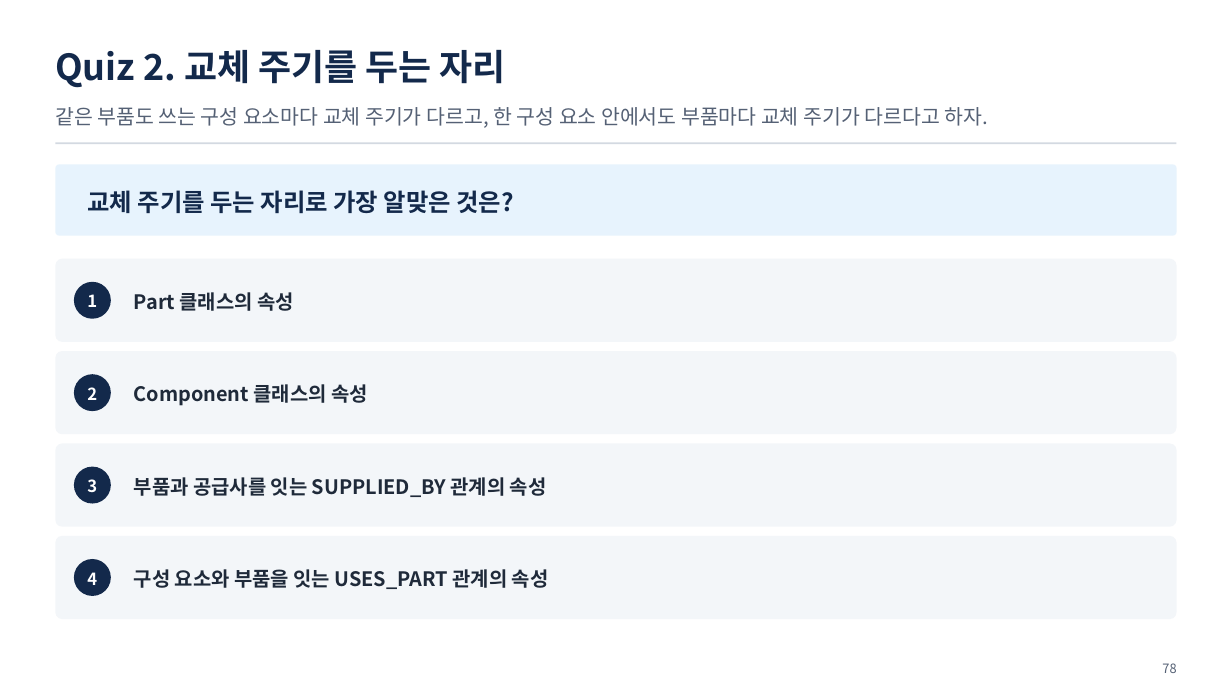
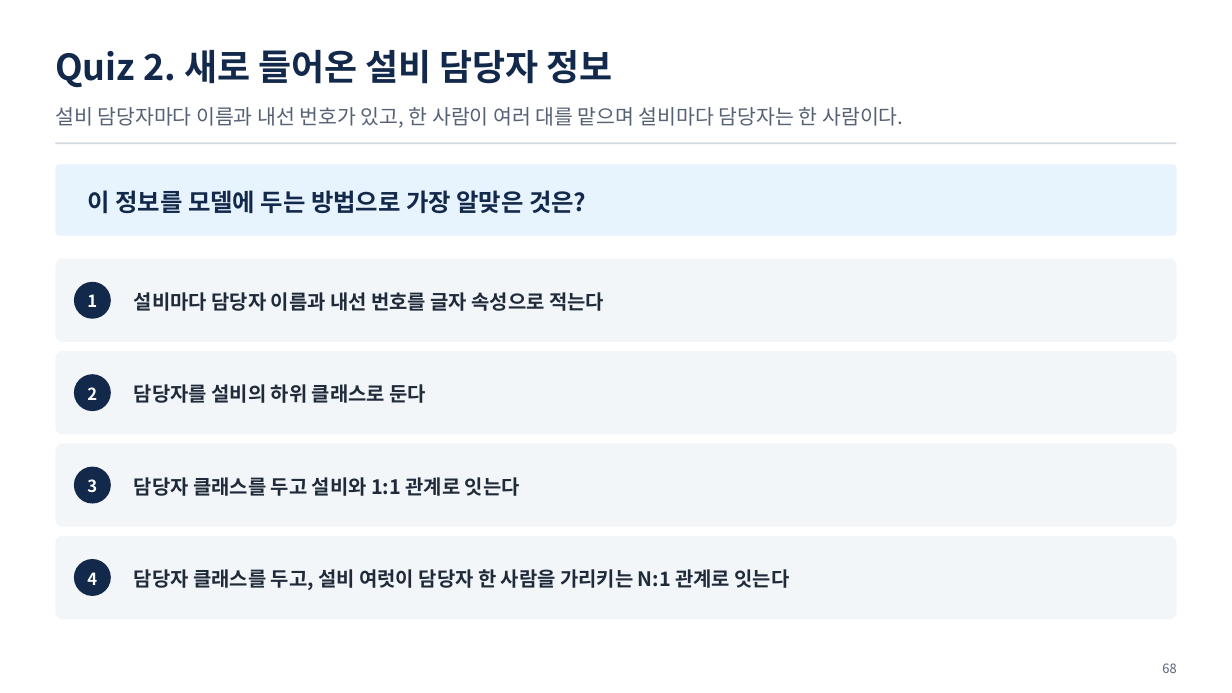
Before and after one commit to uengine-oss/hyd-iot-edu, a slide deck: slide 68 of workspace/강의제작/산출물/통합반/이론/02회차/통합반_02일차.pptx (slide 78 before the commit). Drawn at 1232x693 pixels with LibreOffice and Linux fonts; fonts in the diff are those of the drawing. Boxes give left, top, right and bottom in pixels: in the first picture for what was removed or moved away, otherwise in the second. Text is boxed around its words. In the diff, an @@ line names an element or a change of style, - is before the commit and + after.

Commit message:
통합 2회차 이론 덱 새 판 70장(화면 확정 2026-11-11, PPTX d208a7fc): 차례부터 새로 짜 원고 · 그림 15 · PPTX · 구성.json 장 범위 · 과정 README 확정 칸 · 빌더 코드 상자 배치(코드 높이에 맞춰 세로 가운데) · 공통 C-3과 덱 D-5에 AI 티 기준 · 덱 함정(시트.py 출력 자리) · CLAUDE.md 6절 줄 끝 함정 · 사실표 2.7 가리킴 4.5절 ② · 남은일 2회차 실라버스 어긋남 줄

```diff
--- a/workspace/강의제작/산출물/통합반/이론/02회차/통합반_02일차.pptx
+++ b/workspace/강의제작/산출물/통합반/이론/02회차/통합반_02일차.pptx
@@ text at (55, 50, 613, 88): text changed @@
-Quiz 2. 교체 주기를 두는 자리
+Quiz 2. 새로 들어온 설비 담당자 정보
@@ text at (55, 107, 903, 128): text changed @@
-같은 부품도 쓰는 구성 요소마다 교체 주기가 다르고, 한 구성 요소 안에서도 부품마다 교체 주기가 다르다고 하자.
+설비 담당자마다 이름과 내선 번호가 있고, 한 사람이 여러 대를 맡으며 설비마다 담당자는 한 사람이다.
@@ text at (88, 190, 586, 213): text changed @@
-교체 주기를 두는 자리로 가장 알맞은 것은?
+이 정보를 모델에 두는 방법으로 가장 알맞은 것은?
@@ text at (134, 292, 604, 311): text changed @@
-Part 클래스의 속성
+설비마다 담당자 이름과 내선 번호를 글자 속성으로 적는다
@@ text at (134, 384, 427, 403): text changed @@
-Component 클래스의 속성
+담당자를 설비의 하위 클래스로 둔다
@@ text at (134, 477, 520, 496): text changed @@
-부품과 공급사를 잇는 SUPPLIED_BY 관계의 속성
+담당자 클래스를 두고 설비와 1:1 관계로 잇는다
@@ text at (134, 569, 790, 590): text changed @@
-구성 요소와 부품을 잇는 USES_PART 관계의 속성
+담당자 클래스를 두고, 설비 여럿이 담당자 한 사람을 가리키는 N:1 관계로 잇는다
@@ text at (1162, 663, 1176, 673): text changed @@
-78
+68
```
Also in this commit, not shown: 28 other slides changed, 40 slides added, 50 slides removed, 25 other files.
